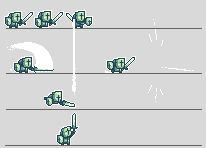
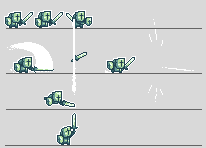
Before/after of a 206×148 layered artwork. What changed in the layer stack:
showed "Sword_Tilted" over <box>71,52,87,62</box>
